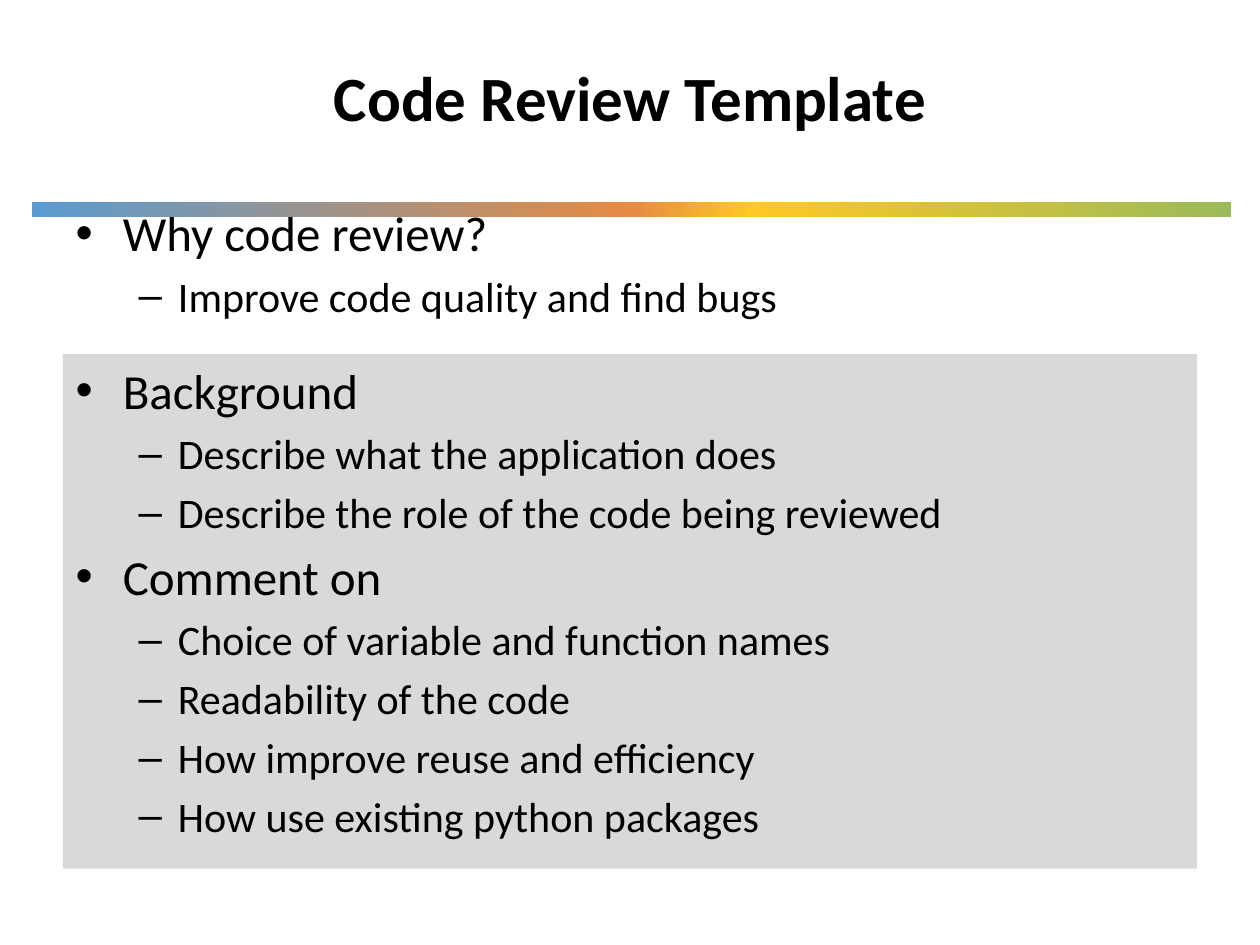
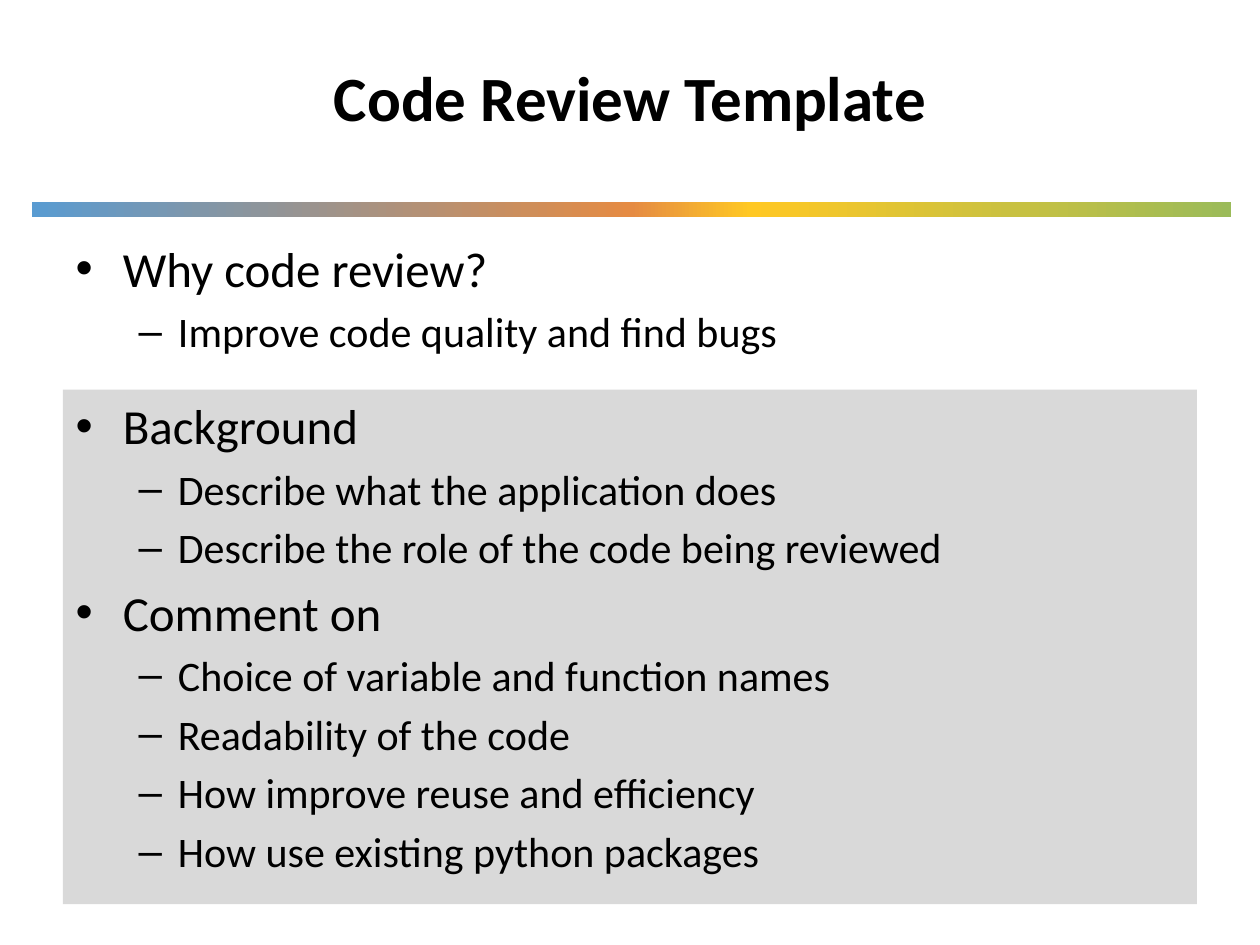
Before and after one commit to mdmurbach/ECS-Hack-Day-2017, a slide deck: slide 2 of Code_Review_and_Standups.pptx. Drawn at 1260x945 pixels with LibreOffice and Linux fonts; fonts in the diff are those of the drawing; background and template pictures are left out. Boxes give left, top, right and bottom in pixels: in the first picture for what was removed or moved away, otherwise in the second. Text is boxed around its words. In the diff, an @@ line names an element or a change of style, - is before the commit and + after.

```diff
--- a/Code_Review_and_Standups.pptx
+++ b/Code_Review_and_Standups.pptx
@@ text "Why code review?" rewrapped from box(123, 211, 776, 320) to box(123, 253, 776, 355) @@
@@ rectangle "Background": place and size @@
-rectangle "Background" at box(63, 354, 1197, 868)
+rectangle "Background" at box(63, 389, 1197, 903)
```
Also in this commit, not shown: 1 other slide changed.
